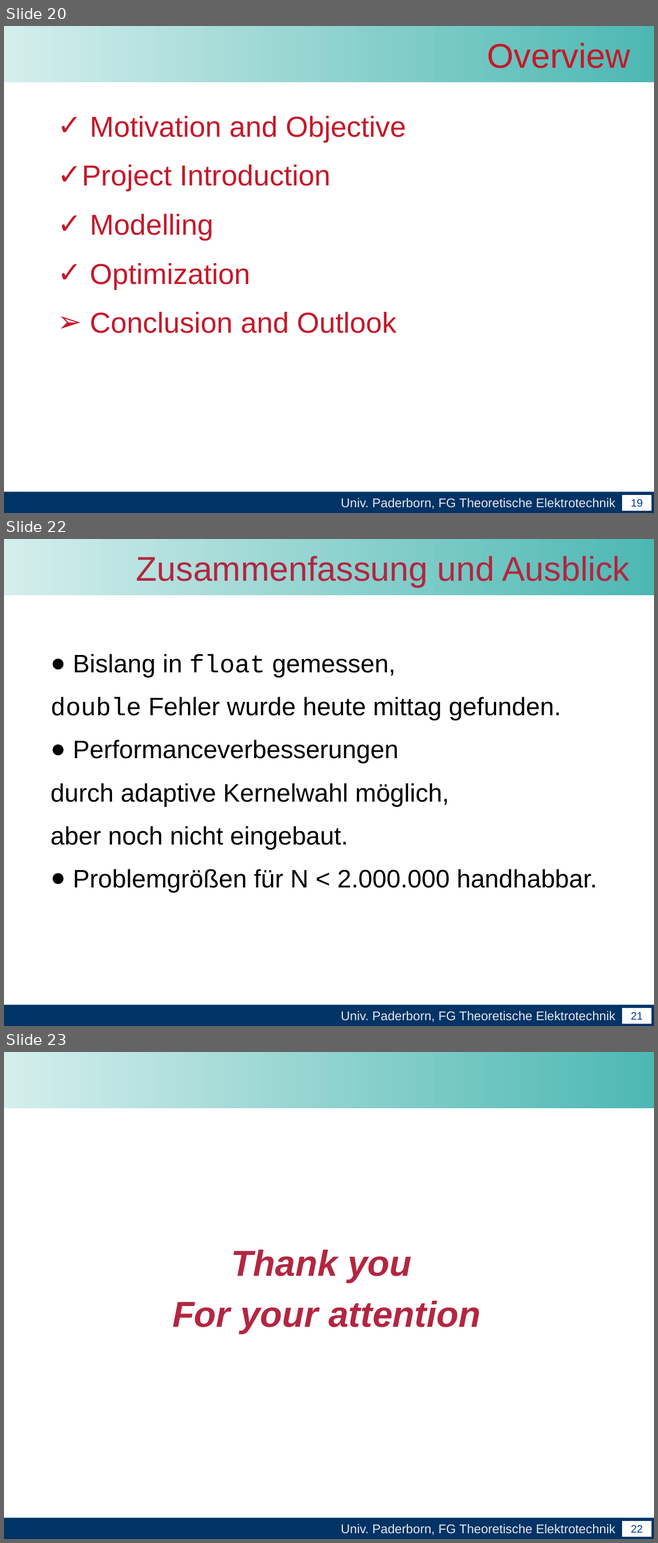
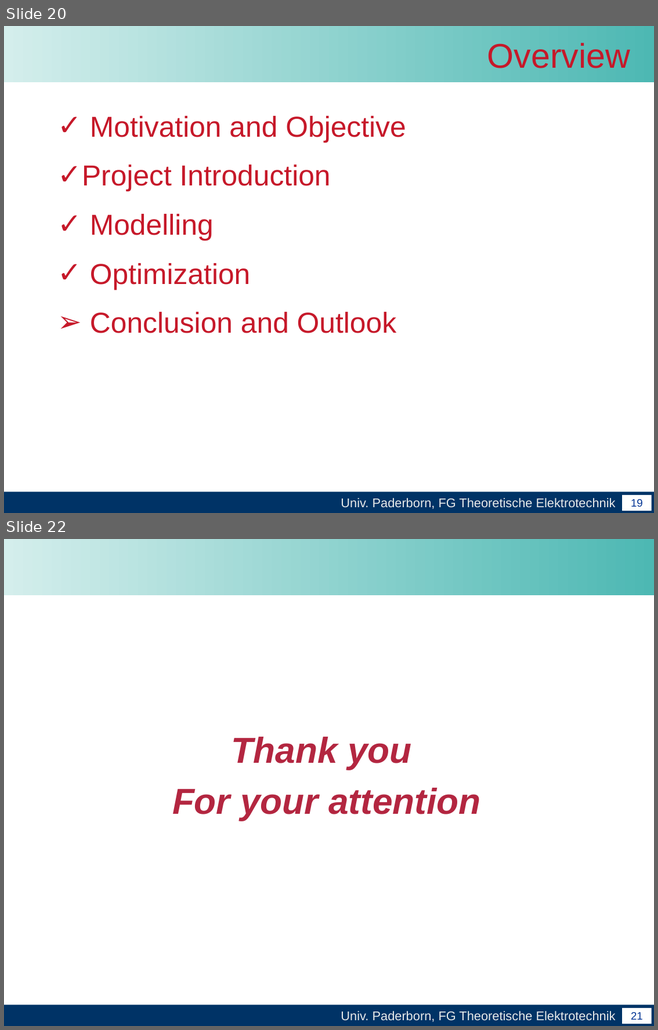
Before and after one commit to leonard117/arbeittet, a slide deck: Master_arbeit/word/Abschlussvortrag der Masterarbeit.pptx. Shown one above the other, each under a label of ours: slides 20, 22 and 23 before the commit, slides 20 and 22 after it; the slides between them are not shown. The pictures are 658x1543 and 658x1030 pixels, drawn with LibreOffice and Linux fonts; fonts in the diff are those of the drawing; background and template pictures are left out. Boxes give left, top, right and bottom in pixels: in the first picture for what was removed or moved away, otherwise in the second. Text is boxed around its words. In the diff, an @@ line names an element or a change of style, - is before the commit and + after.

```diff
--- a/Master_arbeit/word/Abschlussvortrag der Masterarbeit.pptx
+++ b/Master_arbeit/word/Abschlussvortrag der Masterarbeit.pptx
@@ slide 22 removed at (4,539,654,1026), background #FFFFFF; not listed: 4 template elements that a slide beside it also shows @@
@@ title removed at (136,553,629,587) @@
-Zusammenfassung und Ausblick
@@ text removed at (50,654,597,893) @@
-● Bislang in float gemessen,
-double Fehler wurde heute mittag gefunden.
-● Performanceverbesserungen
-durch adaptive Kernelwahl möglich,
-aber noch nicht eingebaut.
-● Problemgrößen für N < 2.000.000 handhabbar.
@@ what was slide 23 is now slide 22 @@
@@ page number at (630,1012,643,1020): text changed @@
-22
+21
```
Also in this commit, not shown: 12 slides changed, 3 slides added.
